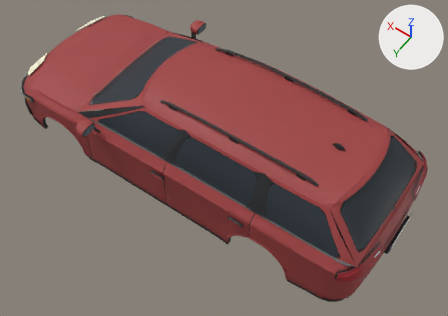
Before and after pictures for a commit that changed the glTF model public/estate-street.glb.
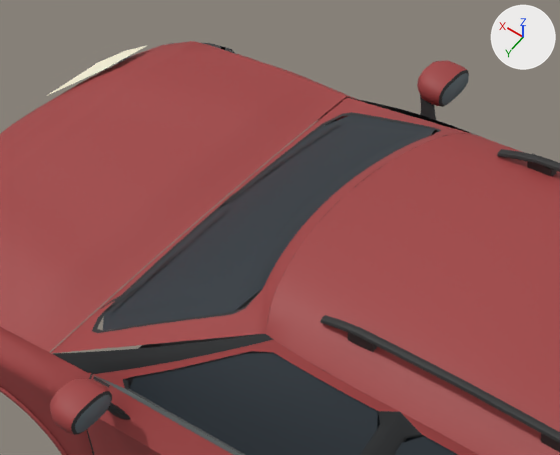
The first picture shows the older version from a 50 mm camera at (-2.84, 3.65, 6.03) aimed at (-0.36, 0.18, 0.58). The close-ups show the older and then the newer version on the part from 13% to 52% of the width and 0% to 45% of the height of that picture. Only the edits that show in the close-ups are written down. Lighting does not change. The marker at upper right points along +X, +Y and +Z. Where no turn or scale is listed for an object, it has been applied to the vertices. Vertices at exactly the same position are counted once.

The first close-up shows 'estate', 'estate_door1', 'estate_door2', 'estate_door3', 'estate_street_trim'.
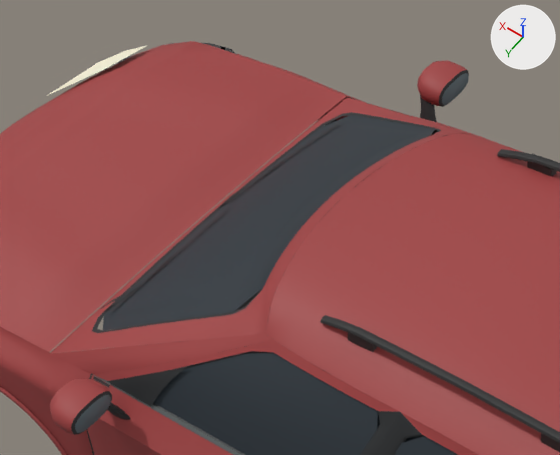
Location of each change, (x1, y1, x2, y2) in pixels of the close-ups (560 x 455 px; the box of a moved part takes in the faces that stretch with it):
part 1 of me_estate, moved or reshaped: before (351, 98, 476, 135); after (368, 103, 481, 137)
part 2 of me_estate, moved or reshaped: before (53, 334, 271, 363); after (51, 334, 271, 362)
part 3 of me_estate, recoloured: (53, 103, 472, 374) in both
part 4 of me_estate_door1, added (black): after (107, 366, 188, 406)

What changed in the scene script:
```text
Change me_estate:
    used by ob_estate; location = (0.0, 0.0, 0.0)
    remove me_estate.from_pydata(...)  # 7503 vertices, 13374 faces; spans x -2.34..2.35, y -0.92..0.92, z 0.22..1.5
    add me_estate.from_pydata(...)  # 7497 vertices, 13374 faces; spans x -2.34..2.35, y -0.92..0.92, z 0.22..1.5
    me_estate part 1: 11 vertices moved from x 0.48..1.08, y -0.8..-0.62, z 0.98..1.26 to x 0.48..1.08, y -0.79..-0.61, z 0.98..1.26
    me_estate part 2: 11 vertices moved from x 0.48..1.08, y 0.62..0.8, z 0.98..1.26 to x 0.48..1.08, y 0.61..0.79, z 0.98..1.26
    me_estate part 3: 84 faces spanning x 0.34..1.2, y -0.82..0.82, z 0.92..1.32 switch from mat_glassseal (black #27292b) to mat_paint (red #a03f3f)
    other edits to the shape of me_estate do not show in these pictures
Change me_estate_door1:
    used by ob_estate_door1; location = (1.0, 0.909, 0.0)
    remove me_estate_door1.from_pydata(...)  # 1358 vertices, 2294 faces; spans x -1.2..0.0, y -0.362..0.188, z 0.271..1.366
    add me_estate_door1.from_pydata(...)  # 1400 vertices, 2350 faces; spans x -1.2..0.0, y -0.362..0.188, z 0.271..1.366
    me_estate_door1 part 4: a new loose piece of 21 vertices spanning x -0.392..-0.075, y -0.19..-0.088, z 0.954..1.146, in mat_glassseal (black #27292b)
    other edits to the shape of me_estate_door1 do not show in these pictures
```
